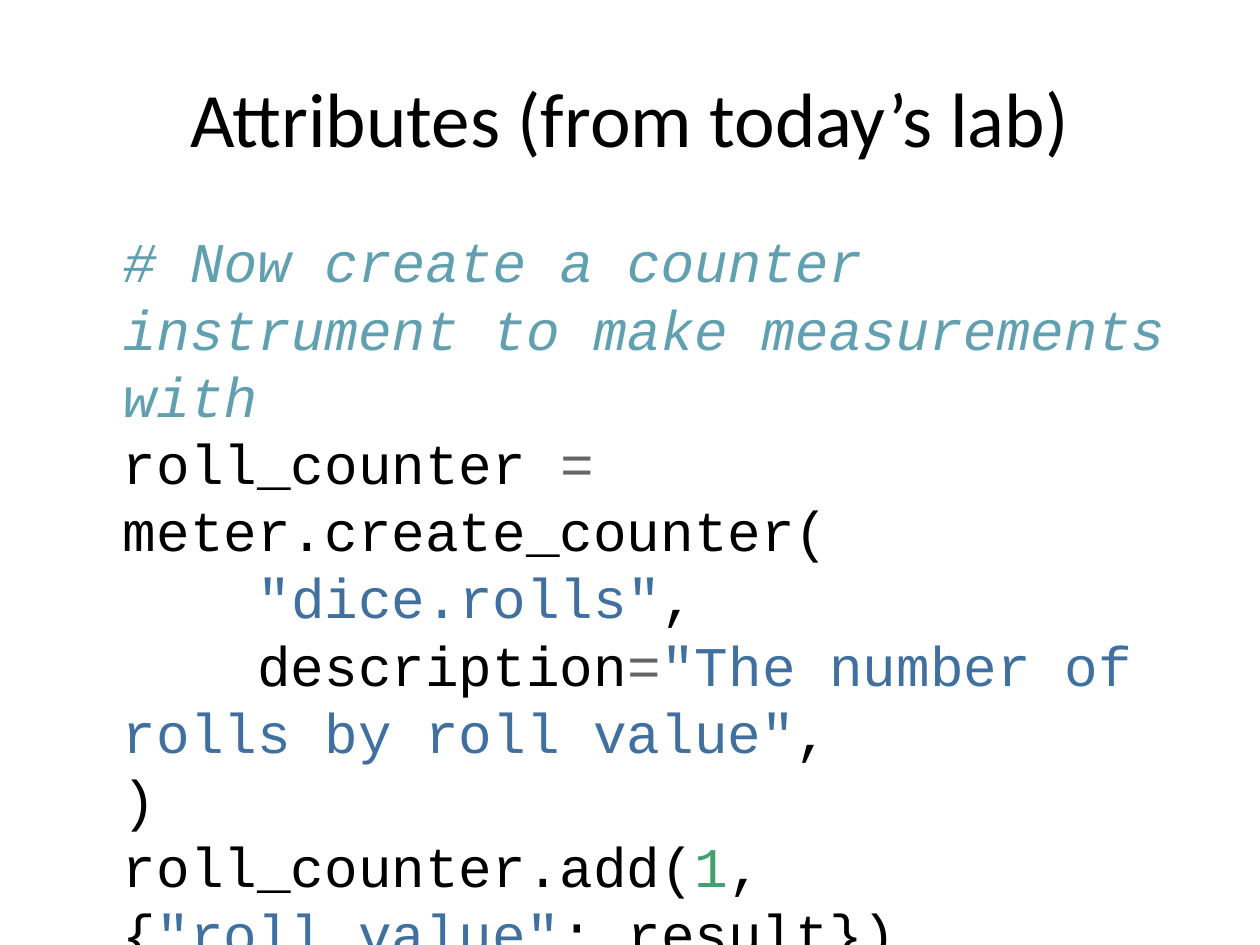
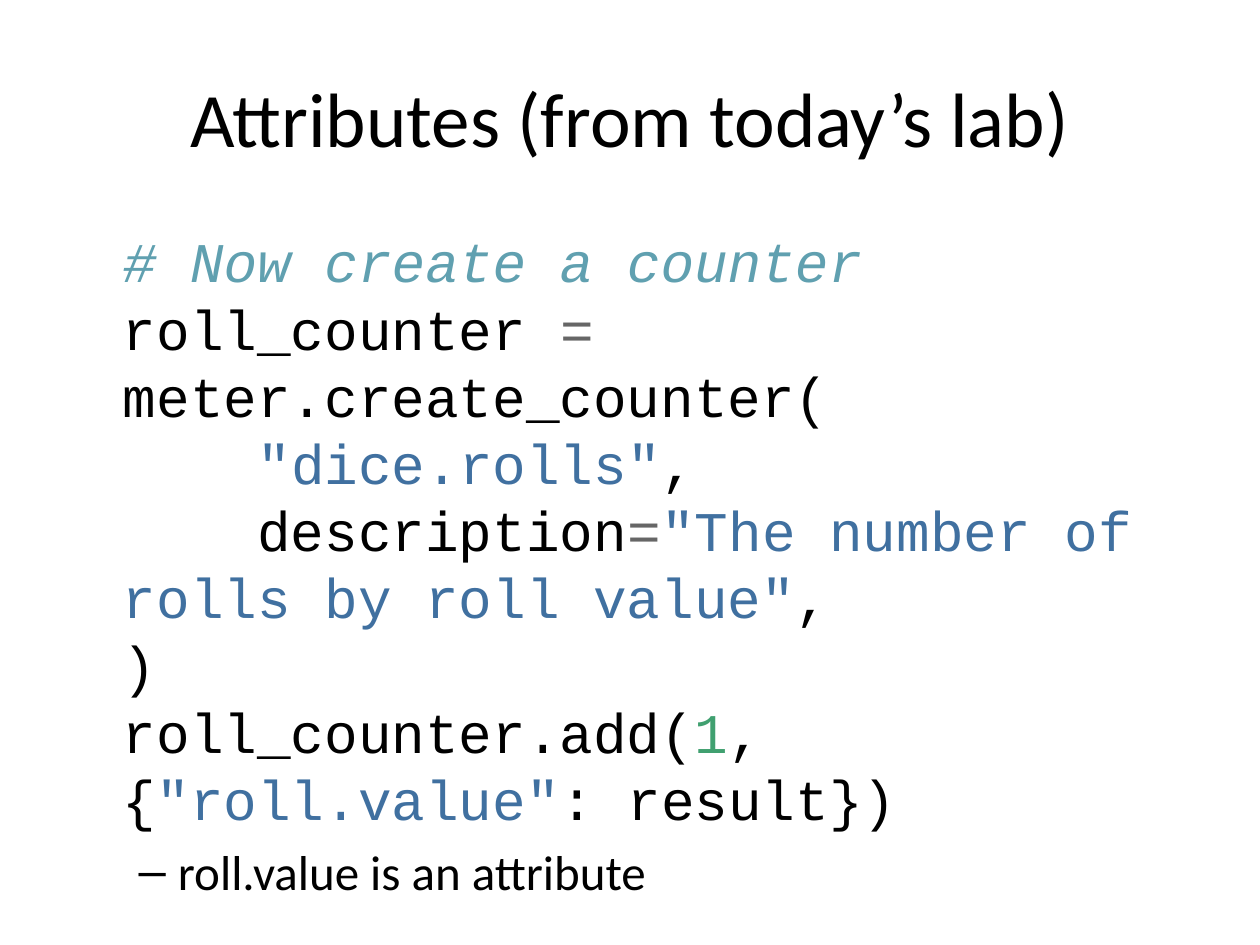
Before and after one commit to rhildred/INFO8985, a slide deck: slide 10 of monolith_instrumenting/slides.pptx. Drawn at 1260x945 pixels with LibreOffice and Linux fonts; fonts in the diff are those of the drawing. Boxes give left, top, right and bottom in pixels: in the first picture for what was removed or moved away, otherwise in the second. Text is boxed around its words. In the diff, an @@ line names an element or a change of style, - is before the commit and + after.

```diff
--- a/monolith_instrumenting/slides.pptx
+++ b/monolith_instrumenting/slides.pptx
@@ text at (123, 244, 1131, 832): text changed @@
-# Now create a counter instrument to make measurements with
-roll_counter = meter.create_counter(
-"dice.rolls",
-description="The number of rolls by roll value",
-)
-roll_counter.add(1, {"roll.value": result})
+# Now create a counter
+roll_counter = meter.create_counter(
+"dice.rolls",
+description="The number of rolls by roll value",
+)
+roll_counter.add(1, {"roll.value": result})
```
Also in this commit, not shown: 1 other slide changed, 12 other files.
